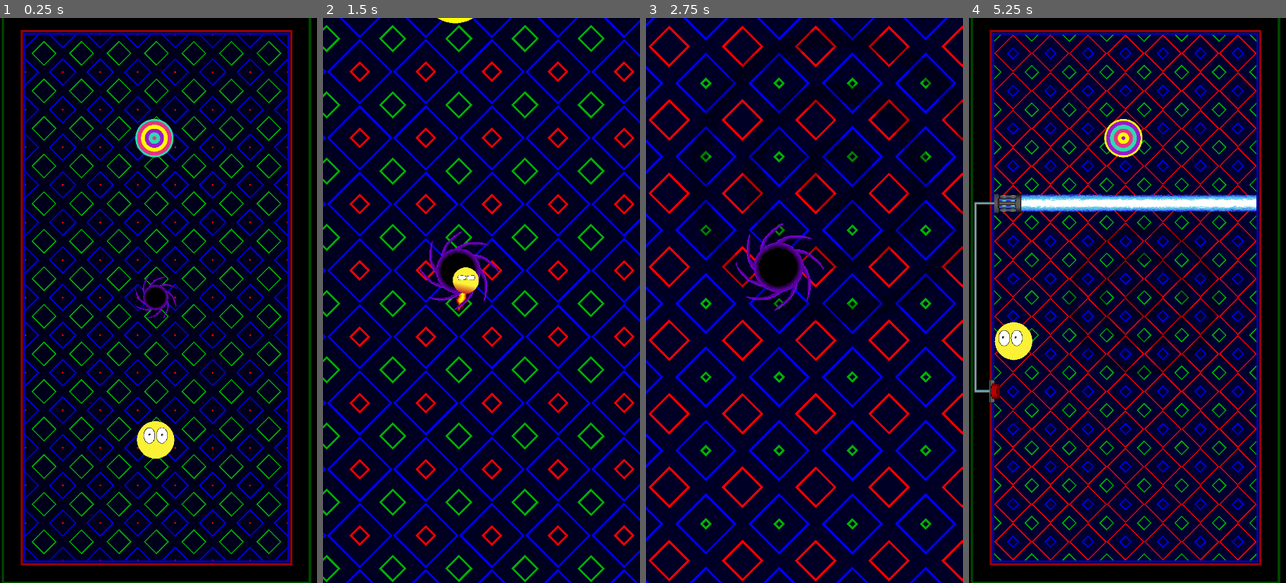
Above: before the commit, frames 1-4 (left to right).
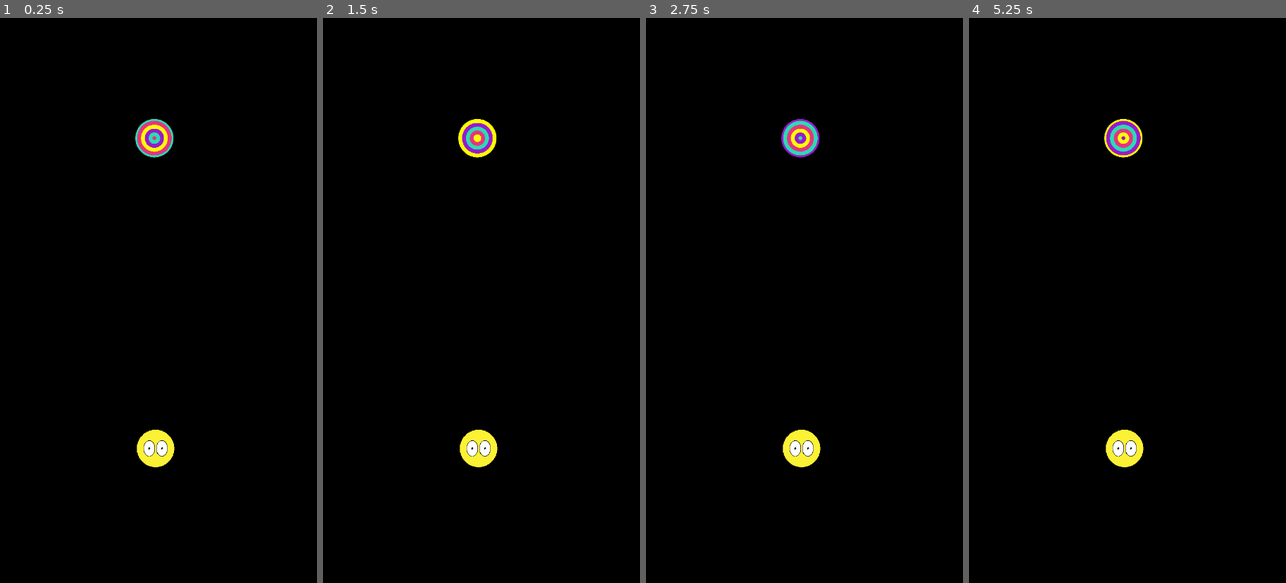
Above: after the commit, the same moments.

Repository: MisinformedOwl/GravityBlitz
Game: Godot game, scene res://game.tscn
Two runs of this game, one before a commit and one after it. Both use one fixed random seed, a clock stepped at 60 frames per second and the inputs below.
Inputs (mouse positions are in pixels of both pictures, inside the frame that each line leads up to):
- Up to frame 1 (0.25 s): no input
- Up to frame 2 (1.5 s): move the mouse to (551, 272) at 0.52 s; press the mouse at (551, 272) at 0.53 s; move the mouse to (418, 328) at 1.27 s; release the mouse at (418, 328) at 1.28 s; click (418, 328) at 1.35 s
- Up to frame 3 (2.75 s): move the mouse to (836, 176) at 2.02 s; press the mouse at (836, 176) at 2.03 s
- Up to frame 4 (5.25 s): move the mouse to (1111, 413) at 2.77 s; release the mouse at (1111, 413) at 2.78 s; click (1111, 413) at 2.85 s; move the mouse to (1222, 385) at 3.52 s; press the mouse at (1222, 385) at 3.53 s; move the mouse to (1032, 215) at 4.27 s; release the mouse at (1032, 215) at 4.28 s; click (1032, 215) at 4.35 s; move the mouse to (1143, 300) at 5.02 s; press the mouse at (1143, 300) at 5.03 s

The runs differ from the first frame. In frame 1, 82% of the frame differs, in the area x 0-99%, y 0-100%; in frame 2, 100%, in the area x 0-100%, y 0-100%; in frame 3, 99%; in frame 4, 83%.

Commit message:
Fixed some bullshit, turns out the issue was due to floor tilemap still looking for tiles that i explicitly have not set. So i'll have to figure out how to get rid of that shit later.

Diff:
--- a/Levels/Level 30.tscn
+++ b/Levels/Level 30.tscn
@@ -14,9 +14,6 @@
 [node name="Wall" parent="." index="3"]
 layer_0/tile_data = PackedInt32Array(0, 0, 1, 65536, 0, 1, 131072, 0, 1, 196608, 0, 1, 262144, 0, 1, 327680, 0, 1, 3932 …(685 unchanged characters)…
 
-[node name="Player" parent="." index="4"]
-z_index = 0
-
 [node name="Black Hole" parent="." index="7" instance=ExtResource("2_uogtt")]
 position = Vector2(575, 897)
 
--- a/Levels/Level 31.tscn
+++ b/Levels/Level 31.tscn
@@ -18,7 +18,7 @@
 layer_0/tile_data = PackedInt32Array(-131041, 0, 0, -65505, 0, 0, 31, 0, 0, 65567, 0, 0, 131103, 0, 0, 196639, 0, 0, 26 …(2026 unchanged characters)…
 
 [node name="Wall" parent="." index="3"]
-layer_0/tile_data = PackedInt32Array(65535, 65536, 0, 0, 655 …(1803 unchanged characters)…  2, 196611, 65536, 2, 196612, 65536, 2, 65534, 0, 0, -196603, 0, 0, -196563, 131072, 0, 393261, 131072, 2, 393221, 0, 2, 262142, 0, 2)
+layer_0/tile_data = PackedInt32Array(65535, 65536, 0, 0, 655 …(1803 unchanged characters)…  2, 196611, 65536, 2, 196612, 65536, 2, 393261, 131072, 2, -196563, 131072, 0, -196603, 0, 0, 65534, 0, 0, 262142, 0, 2, 393221, 0, 2)
 
 [node name="Player" parent="." index="4"]
 position = Vector2(0, 256)
--- a/Levels/Level 33.tscn
+++ b/Levels/Level 33.tscn
@@ -249,7 +249,7 @@
 layer_0/tile_data = PackedInt32Array(589826, 65536, 0, 589827, 65536, 0, 589828, 65536, 0, 589829, 65536, 0, 589830, 65 …(4673 unchanged characters)…
 
 [node name="Player" parent="." index="4"]
-position = Vector2(10197, 1422)
+position = Vector2(381, 1405)
 
 [node name="Goal" parent="." index="5"]
 position = Vector2(12673, 1406)
--- /dev/null
+++ b/Levels/Level 35.tscn
@@ -0,0 +1,17 @@
+[gd_scene load_steps=2 format=3 uid="uid://i2vocj3w8rds"]
+
+[ext_resource type="PackedScene" uid="uid://bdx77watf0xjr" path="res://Levels/MapContent.tscn" id="1_pokht"]
+
+[node name="MapContent" instance=ExtResource("1_pokht")]
+
+[node name="Floor" parent="." index="1"]
+layer_0/tile_data = PackedInt32Array(589825, 0, 0, 655361, 0, 0, 720897, 0, 0, 786433, 0, 0, 589826, 0, 0, 655362, 0, 0, 720898, 0, 0, 786434, 0, 0, 589827, 0, 0, 655363, 0, 0, 720899, 0, 0, 786435, 0, 0, 589828, 0, 0, 655364, 0, 0, 720900, 0, 0, 786436, 0, 0, 589829, 0, 0, 655365, 0, 0, 720901, 0, 0, 786437, 0, 0, 589830, 0, 0, 655366, 0, 0, 720902, 0, 0, 786438, 0, 0, 589831, 0, 0, 655367, 0, 0, 720903, 0, 0, 786439, 0, 0, 65537, 0, 0, 131073, 0, 0, 196609, 0, 0, 262145, 0, 0, 65538, 0, 0, 131074, 0, 0, 196610, 0, 0, 262146, 0, 0, 65539, 0, 0, 131075, 0, 0, 196611, 0, 0, 262147, 0, 0, 65540, 0, 0, 131076, 0, 0, 196612, 0, 0, 262148, 0, 0, 65541, 0, 0, 131077, 0, 0, 196613, 0, 0, 262149, 0, 0, 65542, 0, 0, 131078, 0, 0, 196614, 0, 0, 262150, 0, 0, 65543, 0, 0, 131079, 0, 0, 196615, 0, 0, 262151, 0, 0)
+
+[node name="ShaderFloor" parent="Floor" index="0"]
+layer_0/tile_data = PackedInt32Array(65537, 0, 0, 131073, 0, 0, 196609, 0, 0, 262145, 0, 0, 589825, 0, 0, 655361, 0, 0, 720897, 0, 0, 786433, 0, 0, 65538, 0, 0, 131074, 0, 0, 196610, 0, 0, 262146, 0, 0, 589826, 0, 0, 655362, 0, 0, 720898, 0, 0, 786434, 0, 0, 65539, 0, 0, 131075, 0, 0, 196611, 0, 0, 262147, 0, 0, 589827, 0, 0, 655363, 0, 0, 720899, 0, 0, 786435, 0, 0, 65540, 0, 0, 131076, 0, 0, 196612, 0, 0, 262148, 0, 0, 589828, 0, 0, 655364, 0, 0, 720900, 0, 0, 786436, 0, 0, 65541, 0, 0, 131077, 0, 0, 196613, 0, 0, 262149, 0, 0, 589829, 0, 0, 655365, 0, 0, 720901, 0, 0, 786437, 0, 0, 65542, 0, 0, 131078, 0, 0, 196614, 0, 0, 262150, 0, 0, 589830, 0, 0, 655366, 0, 0, 720902, 0, 0, 786438, 0, 0, 65543, 0, 0, 131079, 0, 0, 196615, 0, 0, 262151, 0, 0, 589831, 0, 0, 655367, 0, 0, 720903, 0, 0, 786439, 0, 0)
+
+[node name="Wall" parent="." index="3"]
+layer_0/tile_data = PackedInt32Array(0, 0, 0, 65536, 0, 1, 131072, 0, 1, 196608, 0, 1, 262144, 0, 1, 327680, 0, 2, 524288, 0, 0, 589824, 0, 1, 655360, 0, 1, 720896, 0, 1, 786432, 0, 1, 851968, 0, 2, 1, 65536, 0, 327681, 65536, 2, 524289, 65536, 0, 851969, 65536, 2, 2, 65536, 0, 327682, 65536, 2, 524290, 65536, 0, 851970, 65536, 2, 3, 65536, 0, 327683, 65536, 2, 524291, 65536, 0, 851971, 65536, 2, 4, 65536, 0, 327684, 65536, 2, 524292, 65536, 0, 851972, 65536, 2, 5, 65536, 0, 327685, 65536, 2, 524293, 65536, 0, 851973, 65536, 2, 6, 65536, 0, 327686, 65536, 2, 524294, 65536, 0, 851974, 65536, 2, 7, 65536, 0, 327687, 65536, 2, 524295, 65536, 0, 851975, 65536, 2, 8, 131072, 0, 65544, 131072, 1, 131080, 131072, 1, 196616, 131072, 1, 262152, 131072, 1, 327688, 131072, 2, 524296, 131072, 0, 589832, 131072, 1, 655368, 131072, 1, 720904, 131072, 1, 786440, 131072, 1, 851976, 131072, 2)
+
+[node name="Background" parent="." index="7"]
+visible = false
--- /dev/null
+++ b/Levels/Level 36.tscn
@@ -0,0 +1,5 @@
+[gd_scene load_steps=2 format=3 uid="uid://m80itxfq25ty"]
+
+[ext_resource type="PackedScene" uid="uid://bdx77watf0xjr" path="res://Levels/MapContent.tscn" id="1_xvxln"]
+
+[node name="MapContent" instance=ExtResource("1_xvxln")]
--- a/Levels/MapContent.tscn
+++ b/Levels/MapContent.tscn
@@ -81,7 +81,6 @@
 3:0/0 = 0
 3:0/0/physics_layer_0/linear_velocity = Vector2(0, 0)
 3:0/0/physics_layer_0/angular_velocity = 0.0
-3:0/0/physics_layer_0/polygon_0/points = PackedVector2Array(-64, 45.7852, 64, 45.7852, 64, 64, -64, 64)
 4:0/0 = 0
 4:0/0/physics_layer_0/linear_velocity = Vector2(0, 0)
 4:0/0/physics_layer_0/angular_velocity = 0.0
@@ -94,21 +93,18 @@
 2:1/0 = 0
 2:1/0/physics_layer_0/linear_velocity = Vector2(0, 0)
 2:1/0/physics_layer_0/angular_velocity = 0.0
-2:1/0/physics_layer_0/polygon_0/points = PackedVector2Array(50.2046, -64, 64, -64, 64, 64, 48.4368, 64)
 3:1/0 = 0
 3:1/0/physics_layer_0/linear_velocity = Vector2(0, 0)
 3:1/0/physics_layer_0/angular_velocity = 0.0
 4:1/0 = 0
 4:1/0/physics_layer_0/linear_velocity = Vector2(0, 0)
 4:1/0/physics_layer_0/angular_velocity = 0.0
-4:1/0/physics_layer_0/polygon_0/points = PackedVector2Array(-64.5, -64.5, -48.0833, -64, -48.0833, 64, -64.5, 64.5)
 2:2/0 = 0
 2:2/0/physics_layer_0/linear_velocity = Vector2(0, 0)
 2:2/0/physics_layer_0/angular_velocity = 0.0
 3:2/0 = 0
 3:2/0/physics_layer_0/linear_velocity = Vector2(0, 0)
 3:2/0/physics_layer_0/angular_velocity = 0.0
-3:2/0/physics_layer_0/polygon_0/points = PackedVector2Array(-64.5, -64.5, 64, -64, 64, -48.6136, -64, -47.5529)
 4:2/0 = 0
 4:2/0/physics_layer_0/linear_velocity = Vector2(0, 0)
 4:2/0/physics_layer_0/angular_velocity = 0.0
@@ -117,7 +113,7 @@
 tile_size = Vector2i(128, 128)
 physics_layer_0/collision_layer = 1
 physics_layer_0/physics_material = SubResource("PhysicsMaterial_a3s5y")
-sources/2 = SubResource("TileSetAtlasSource_e27ik")
+sources/0 = SubResource("TileSetAtlasSource_e27ik")
 
 [sub_resource type="ShaderMaterial" id="ShaderMaterial_k3f3e"]
 shader = ExtResource("3_c225m")
--- a/Main.gd
+++ b/Main.gd
@@ -1,6 +1,6 @@
 extends Node
 
-var CurrentLevel = 20
+var CurrentLevel = 35
 var transitioning
 var Limit = 1
 
@@ -8,14 +8,14 @@
 
 #===============================================================================
 
-func LoadMap(name=""):
+func LoadMap(nameOfMap=""):
 	var newMap
-	if len(name) == 0:
+	if nameOfMap == "":
 		newMap = load("res://Levels/Level {0}.tscn".format([CurrentLevel])).instantiate()
 		print("Loading level {0}".format([CurrentLevel]))
 	else:
-		newMap = load("res://Levels/{0}.tscn".format([name])).instantiate()
-		print("Loading level {0}".format([name]))
+		newMap = load("res://Levels/{0}.tscn".format([nameOfMap])).instantiate()
+		print("Loading level {0}".format([nameOfMap]))
 	newMap.connect("goal_reached", _on_goal_reached)
 	newMap.connect("playerDeath", _restart)
 	add_child(newMap)
@@ -23,14 +23,14 @@
 #===============================================================================
 
 func _ready():
-	LoadMap("Level 30")
+	LoadMap("Level 36")
 
 #===============================================================================
 
 func _on_goal_reached():
 	get_child(0).queue_free()
 	CurrentLevel+=1
-	LoadMap()
+	call_deferred("LoadMap")
 
 func _restart():
 	print("Restarting")
--- a/MapFunctionality.gd
+++ b/MapFunctionality.gd
@@ -17,6 +17,14 @@
 signal updateChildren
 
 func _ready():
+	var map = $Wall
+	if map:
+		var used_cells = map.get_used_cells(0)  # Check layer 0
+		for cell in used_cells:
+			var atlas_coords = map.get_cell_atlas_coords(0, cell)
+			if atlas_coords.x > 3 or atlas_coords.y > 3:
+				print("Invalid tile found at cell: ", cell, " with atlas coords: ", atlas_coords)
+
 	background.visible = true
 	for child in get_children():
 		if child.name.substr(0,4) == "Goal":
--- a/Mechanics and Assets/Camera.gd
+++ b/Mechanics and Assets/Camera.gd
@@ -2,12 +2,12 @@
 
 @export var moving = false
 @onready var player = $"../Player"
-@onready var floor = $"../Floor"
+@onready var flooring = $"../Floor"
 
 # Called when the node enters the scene tree for the first time.
 func _ready():
 	if moving:
-		var area = floor.get_used_rect()
+		var area = flooring.get_used_rect()
 		area.position = (area.position * 128)-Vector2i(128,128)
 		area.size = (area.size * 128)+Vector2i(128,128)*2
 
--- a/Mechanics and Assets/GoalPointer.gd
+++ b/Mechanics and Assets/GoalPointer.gd
@@ -17,7 +17,7 @@
 
 
 # Called every frame. 'delta' is the elapsed time since the previous frame.
-func _process(delta):
+func _process(_delta):
 	if global_position.distance_to(goal.global_position) > 10:
 		visible = true
 		pointerPos()
--- a/Mechanics and Assets/Laser Cannon.gd
+++ b/Mechanics and Assets/Laser Cannon.gd
@@ -10,20 +10,17 @@
 
 var space
 var animateVal = 0
-var range = 0
-@onready var sprite_2d = $Sprite2D
+var dist = 0
 
 func _ready():
 	await get_tree().process_frame
 	await get_tree().process_frame
-	get_parent().connect("pressed", _onButtonPressed)
-	get_parent().connect("updatekids", _onUpdate)
 	manageBeam()
 
-func _physics_process(delta):
+func _physics_process(_delta):
 	animateVal -= 25
-	beam.texture.region = Rect2(0, animateVal, 256, range)
-	if abs(animateVal) > range:
+	beam.texture.region = Rect2(0, animateVal, 256, dist)
+	if abs(animateVal) > dist:
 		animateVal = 0
 
 func manageBeam():
@@ -43,13 +40,13 @@
 		print(pos)
 	beam.global_position = global_position
 	beam.global_position += ((pos-global_position)/2 * abs(beamcast.get_collision_normal()))
-	range = global_position.distance_to(pos)
-	beam.texture.region = Rect2(0, animateVal, 256, range)
+	dist = global_position.distance_to(pos)
+	beam.texture.region = Rect2(0, animateVal, 256, dist)
 
-func _onButtonPressed(boolean: bool):
+func onButtonPressed(boolean: bool):
 	Switch = boolean
 	manageBeam()
 
-func _onUpdate():
+func onUpdate():
 	await get_tree().process_frame
 	recast()
--- a/Mechanics and Assets/Laser Cannon.tscn
+++ b/Mechanics and Assets/Laser Cannon.tscn
@@ -140,7 +140,7 @@
 
 [sub_resource type="RectangleShape2D" id="RectangleShape2D_8dple"]
 
-[node name="Laser Cannon" type="StaticBody2D"]
+[node name="Laser Cannon" type="StaticBody2D" groups=["Activatable"]]
 z_index = 5
 z_as_relative = false
 script = ExtResource("1_divhr")
--- a/Mechanics and Assets/breakable.gd
+++ b/Mechanics and Assets/breakable.gd
@@ -39,7 +39,7 @@
 
 			mat.shader = shader
 			mat.set_shader_parameter("noise_texture", noise)
-			mat.set_shader_parameter("t", Time.get_ticks_msec() / 1000-0.3)
+			mat.set_shader_parameter("t", Time.get_ticks_msec() / 1000.0-0.3)
 
 			sprite.material = mat
 			timer.start()
--- a/Mechanics and Assets/button.gd
+++ b/Mechanics and Assets/button.gd
@@ -28,7 +28,9 @@
 		if body.name == "Player":
 			switch = !switch
 			setWires()
-			pressed.emit(switch)
+			for c in get_children():
+				if c.is_in_group("Activatable"):
+					c.onButtonPressed(switch)
 			timer.start()
 			sprite.play("Pushed")
 
@@ -36,4 +38,6 @@
 	sprite.play("default")
 
 func updateChildren():
-	emit_signal("updatekids")
+	for c in get_children():
+		if c.is_in_group("Activatable"):
+			c.onUpdate()
--- a/Player.gd
+++ b/Player.gd
@@ -27,17 +27,17 @@
 	fire.play()
 	z_index = 1
 
-func decodeVelocity(pos,dist,dir, inverse : int = 0, str: float = 1):
-	velocity += ((pos-global_position)/(dist/40) * (1 - 2 * inverse) * str)
+func decodeVelocity(pos,dist,inverse : int = 0, strength: float = 1):
+	velocity += ((pos-global_position)/(dist/40) * (1 - 2 * inverse) * strength)
 
 func getspeedhit():
 	return speedHit
 
-func grav(pos, inverse: bool = false, str: float = 1):
+func grav(pos, inverse: bool = false, strength: float = 1):
 	if not dying:
 		var dist : float = pos.distance_to(position)
-		var dir = rad_to_deg(atan2(pos.x, pos.y))
-		decodeVelocity(pos,dist,dir, inverse, str)
+		dir = rad_to_deg(atan2(pos.x, pos.y))
+		decodeVelocity(pos,dist,inverse, strength)
 
 func moveEyes():
 	var vel = velocity.normalized()
@@ -69,7 +69,7 @@
 		moveCameraDeath("laser")
 		var ShaderMat = ShaderMaterial.new()
 		ShaderMat.shader = shaders[0]
-		ShaderMat.set_shader_parameter("time", Time.get_ticks_msec()/1000)
+		ShaderMat.set_shader_parameter("time", Time.get_ticks_msec()/1000.0)
 		sprite.material = ShaderMat
 		eyes.material = ShaderMat
 		eyes.closeEyes()
@@ -131,7 +131,7 @@
 	else:
 		sprite.play("default")
 
-func _on_animation_player_animation_finished(anim_name):
+func _on_animation_player_animation_finished(_anim_name):
 	dead()
 
 func _on_sprite_animation_finished():
Binary file changed: tiles.png
